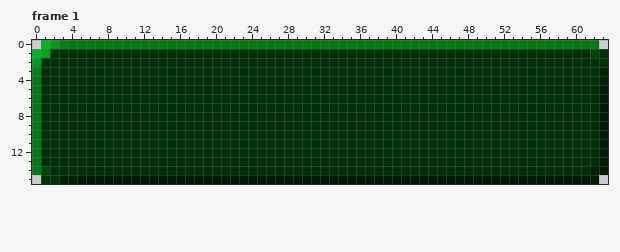
Two states of a pixel-art file, Assets/Sprites/PvP.aseprite. This is how it looked before the edit.
64x16 pixels, 1 frame. Colours within 5 levels of each other are drawn and written as one. Shown: frame 1. The commit also changed other frames, which this record leaves out.
And afterwards:
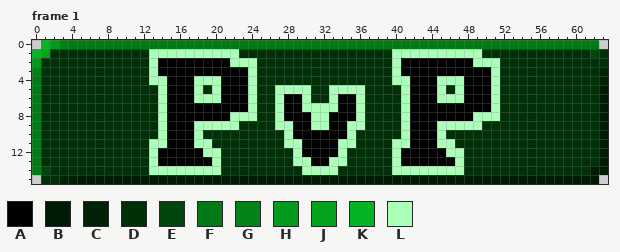
Palette (. is transparent): A #000000  B #001b04  C #002205  D #003008  E #01440c  F #027a16  G #028218  H #039b1d  J #03a31e  K #04b422  L #abffb9
Difference:
layer "レイヤー 2" added
Frame 1, layer "レイヤー 2":
y 1: x 13..22 DDDDDDDDDD -> LLLLLLLLLL; x 40..49 DDDDDDDDDD -> LLLLLLLLLL
y 2: x 13..24 DDDDDDDDDDDD -> LAAAAAAAALLL; x 40..51 DDDDDDDDDDDD -> LAAAAAAAALLL
y 3: x 13..24 DDDDDDDDDDDD -> LAAAAAAAAAAL; x 40..51 DDDDDDDDDDDD -> LAAAAAAAAAAL
y 4: x 13..24 DDDDDDDDDDDD -> LLAAALLLAAAL; x 40..51 DDDDDDDDDDDD -> LLAAALLLAAAL
y 5: x 14..18 DDDDD -> LAAAL; x 20..24 DDDDD -> LAAAL; x 27..30 DDDD -> LLLL; x 33..36 DDDD -> LLLL; x 41..45 DDDDD -> LAAAL; x 47..51 DDDDD -> LAAAL
y 6: x 14..24 DDDDDDDDDDD -> LAAALLLAAAL; x 27..30 DDDD -> LAAL; x 33..36 DDDD -> LAAL; x 41..51 DDDDDDDDDDD -> LAAALLLAAAL
y 7: x 14..24 DDDDDDDDDDD -> LAAAAAAAAAL; x 27..36 DDDDDDDDDD -> LAALLLLAAL; x 41..51 DDDDDDDDDDD -> LAAAAAAAAAL
y 8: x 14..24 DDDDDDDDDDD -> LAAAAAAALLL; x 27..36 DDDDDDDDDD -> LAAALLAAAL; x 41..51 DDDDDDDDDDD -> LAAAAAAALLL
y 9: x 14..22 DDDDDDDDD -> LAAALLLLL; x 27..36 DDDDDDDDDD -> LLAALLAALL; x 41..49 DDDDDDDDD -> LAAALLLLL
y 10: x 14..18 DDDDD -> LAAAL; x 28..35 DDDDDDDD -> LAAAAAAL; x 41..45 DDDDD -> LAAAL
y 11: x 13..19 DDDDDDD -> LLAAALL; x 28..35 DDDDDDDD -> LLAAAALL; x 40..46 DDDDDDD -> LLAAALL
y 12: x 13..20 DDDDDDDD -> LAAAAALL; x 29..34 DDDDDD -> LAAAAL; x 40..47 DDDDDDDD -> LAAAAALL
y 13: x 13..20 DDDDDDDD -> LAAAAAAL; x 29..34 DDDDDD -> LLAALL; x 40..47 DDDDDDDD -> LAAAAAAL
y 14: x 13..20 DDDDDDDD -> LLLLLLLL; x 30..33 DDDD -> LLLL; x 40..47 DDDDDDDD -> LLLLLLLL
Changed places in both pictures, as pixel boxes (x1, y1, x2, y2):
changed: (149, 49, 500, 175)
